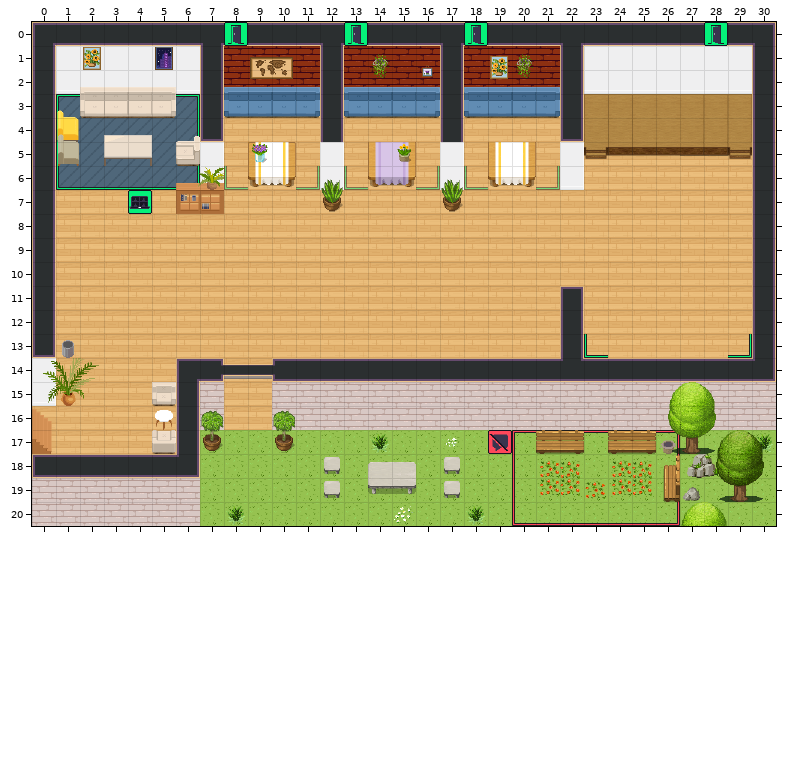
An edit to a level. Tiled map (JSON), office.tmj. The picture above was drawn from the file before the commit.
Cells are 32x32 px. Shown: x 0..30, y 0..20.
The same view after the edit:
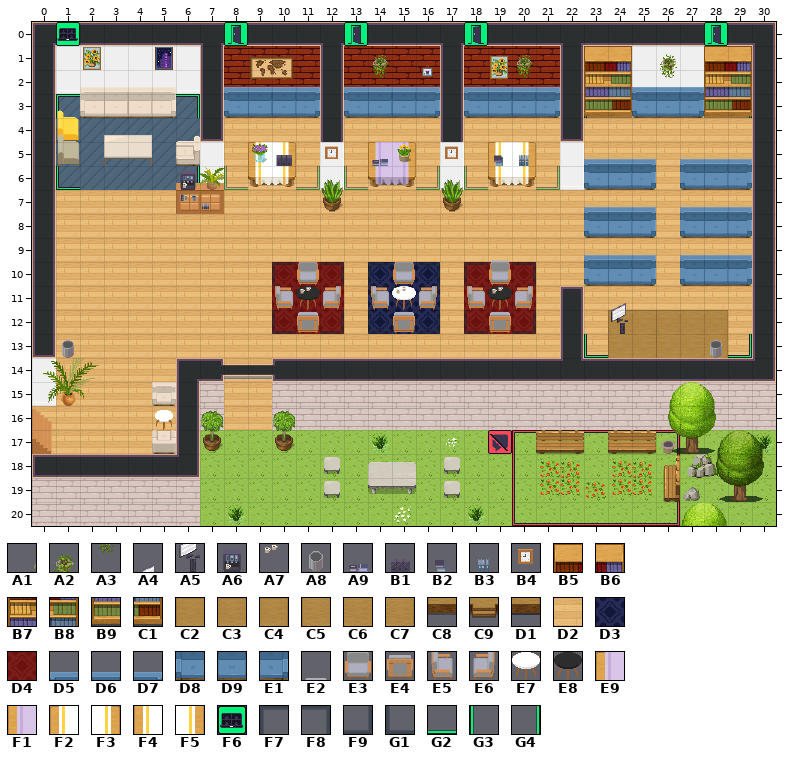
Key: from "WA_Decoration": A1 66, A2 77, A3 89; from "WA_Miscellaneous": A4 20, A5 30, A6 57, A7 58, A8 60, A9 64, B1 66, B2 73, B3 76, B4 78; from "WA_Other_Furniture": B5 22, B6 23, B7 34, B8 35, B9 46, C1 47, C2 88, C3 89, C4 90, C5 100, C6 101, C7 102, C8 112, C9 113, D1 114; from "WA_Room_Builder": D2 350, D3 362, D4 387; from "WA_Seats": D5 3, D6 4, D7 5, D8 16, D9 17, E1 18, E2 85, E3 98, E4 99, E5 100, E6 101; from "WA_Tables": E7 131, E8 151, E9 204, F1 214, F2 240, F3 242, F4 250, F5 252; from "WA_User_Interface": F6 21, F7 122, F8 123, F9 124, G1 125, G2 166, G3 167, G4 168.
__ is an empty cell.
Tiles replaced or removed in this view: A1, C2, C3, C4, C5, C6, C7, C8, C9, D1, D2, F1, F4, F5, F6, G2, G3, G4.
Difference:
Changed rows in their new state; .. is an unchanged cell.
Layer "floor/floor1":
first column x 10:
10 D4 D4 D4 .. D3 D3 D3 .. D4 D4 D4
11 D4 D4 D4 .. D3 D3 D3 .. D4 D4 D4
12 D4 D4 D4 .. D3 D3 D3 .. D4 D4 D4
Layer "floor/floor2":
first column x 1:
 4 __ .. .. .. .. __
 5 __ .. .. .. .. ..
 6 .. __ __ __ __ ..
 7 .. .. .. __ .. ..
Layer "walls/walls2":
first column x 26:
 1 A2
 2 A3
Layer "furniture/Cubes/Tables":
first column x 14:
 5 E9 .. .. .. .. F2 F3
Layer "furniture/furniture1":
first column x 23:
 1 B5 B6 .. .. .. B5 B6
 2 B7 B8 D5 D6 D7 B7 B8
 3 B9 C1 D8 D9 E1 B9 C1
Layer "furniture/furniture2":
first column x 10:
 3 .. .. .. .. .. .. .. .. .. .. .. .. .. __ __ __ __ __ __ __
 4 .. .. .. .. .. .. .. .. .. .. .. .. .. __ __ __ __ __ __ __
 5 .. .. .. .. .. .. .. .. .. .. .. .. .. D5 D6 D7 __ D5 D6 D7
 6 .. .. .. .. .. .. .. .. .. .. .. .. .. D8 D9 E1 .. D8 D9 E1
 7 .. .. .. .. .. .. .. .. .. .. .. .. .. D5 D6 D7 .. D5 D6 D7
 8 .. .. .. .. .. .. .. .. .. .. .. .. .. D8 D9 E1 .. D8 D9 E1
 9 .. .. .. .. .. .. .. .. .. E2 .. .. .. D5 D6 D7 .. D5 D6 D7
10 .. E3 .. .. .. E3 .. .. .. E3 .. .. .. D8 D9 E1 .. D8 D9 E1
11 E5 E8 E6 .. E5 E7 E6 .. E5 E8 E6 .. .. .. .. .. .. .. .. ..
12 .. E4 .. .. .. E4 .. .. .. E4 .. .. .. .. C2 C3 C2 C3 C4 ..
13 .. .. .. .. .. .. .. .. .. .. .. .. .. .. C5 C6 C5 C6 C7 ..
Layer "above/above2":
first column x 1:
 0 F6
first column x 6:
 5 .. .. .. .. B1 .. B4 .. A9 .. .. B4 .. B2 B3
 6 A6 .. .. .. .. .. .. .. .. .. .. .. .. .. ..
first column x 10:
10 F7 .. F8 .. F7 .. F8 .. F7 .. F8 .. .. .. .. .. .. .. ..
11 .. A7 .. .. .. A7 .. .. .. A7 .. .. .. .. A4 .. .. .. ..
12 G1 .. F9 .. G1 .. F9 .. G1 .. F9 .. .. .. A5 .. .. .. ..
13 .. .. .. .. .. .. .. .. .. .. .. .. .. .. .. .. .. .. A8
